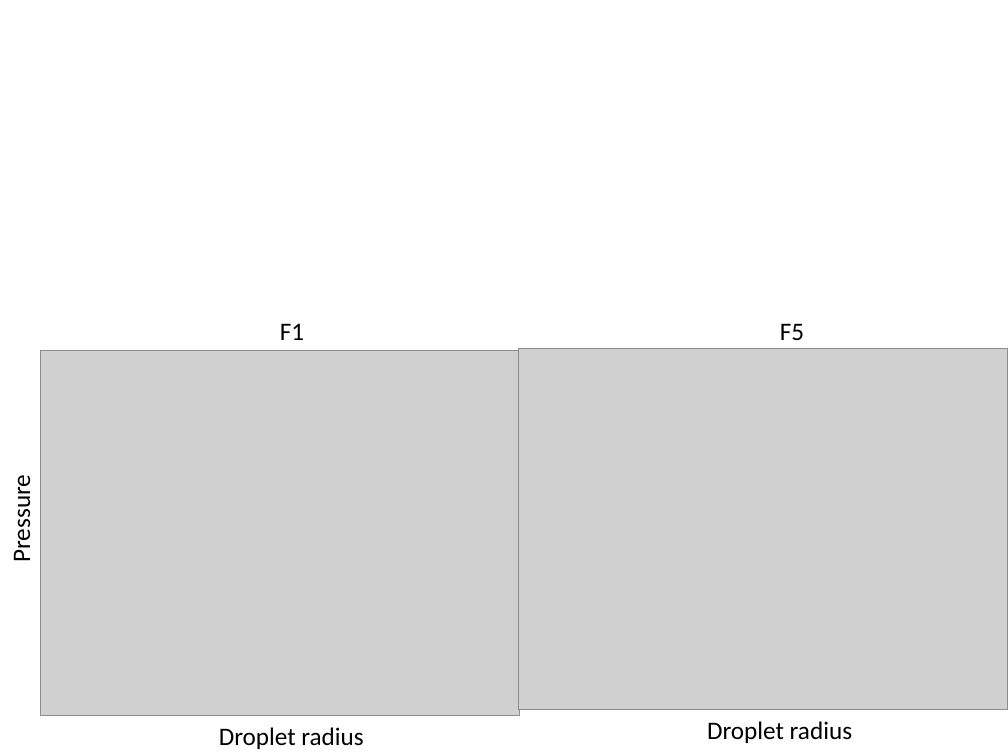
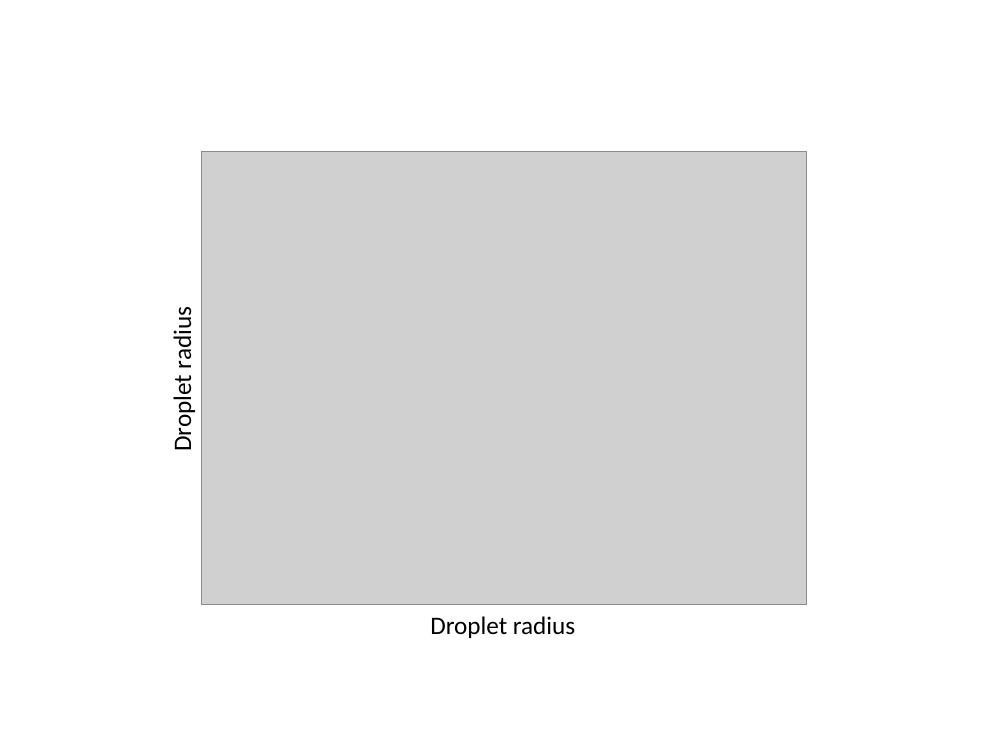
Before and after one commit to shurikkuzmin/ComplicatedGeometries, a slide deck: slide 6 of Text/Figures/Figures.pptx (slide 4 before the commit). Drawn at 1008x756 pixels with LibreOffice and Linux fonts; fonts in the diff are those of the drawing; grey boxes stand for pictures. Boxes give left, top, right and bottom in pixels: in the first picture for what was removed or moved away, otherwise in the second. Text is boxed around its words. In the diff, an @@ line names an element or a change of style, - is before the commit and + after.

Commit message:
update ppt with figures

```diff
--- a/Text/Figures/Figures.pptx
+++ b/Text/Figures/Figures.pptx
@@ picture added at bbox=[202, 151, 806, 605] @@
@@ text "Droplet radius": place and size @@
-text "Droplet radius" at bbox=[707, 721, 852, 743]
+text "Droplet radius" at bbox=[167, 313, 198, 450]
@@ text "Droplet radius" at bbox=[167, 313, 198, 450]: rotation 0 to 270 degrees @@
@@ text removed at bbox=[280, 323, 304, 340] @@
-F1
@@ text removed at bbox=[780, 323, 804, 340] @@
-F5
@@ picture removed at bbox=[40, 351, 519, 715] @@
@@ picture removed at bbox=[519, 349, 1007, 710] @@
@@ text removed at bbox=[6, 483, 37, 561] @@
-Pressure
@@ text "Droplet radius": place and size @@
-text "Droplet radius" at bbox=[219, 727, 363, 749]
+text "Droplet radius" at bbox=[430, 616, 575, 638]
```
Also in this commit, not shown: 4 slides added, 1 slide removed.
